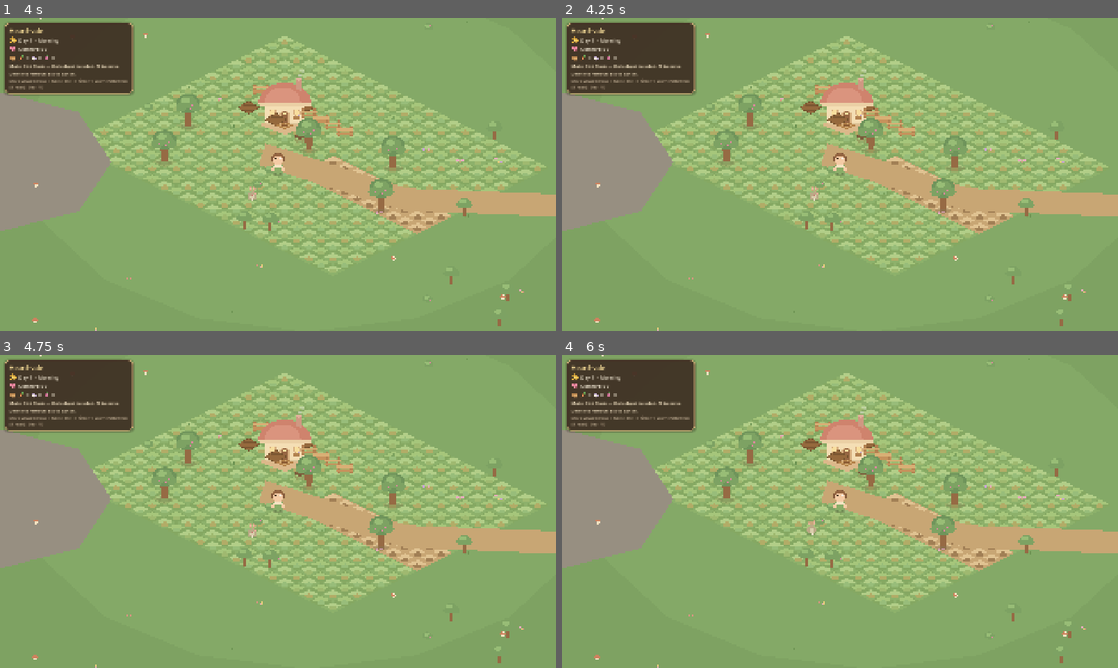
Above: before the commit, frames 1-4 (two rows, left to right).
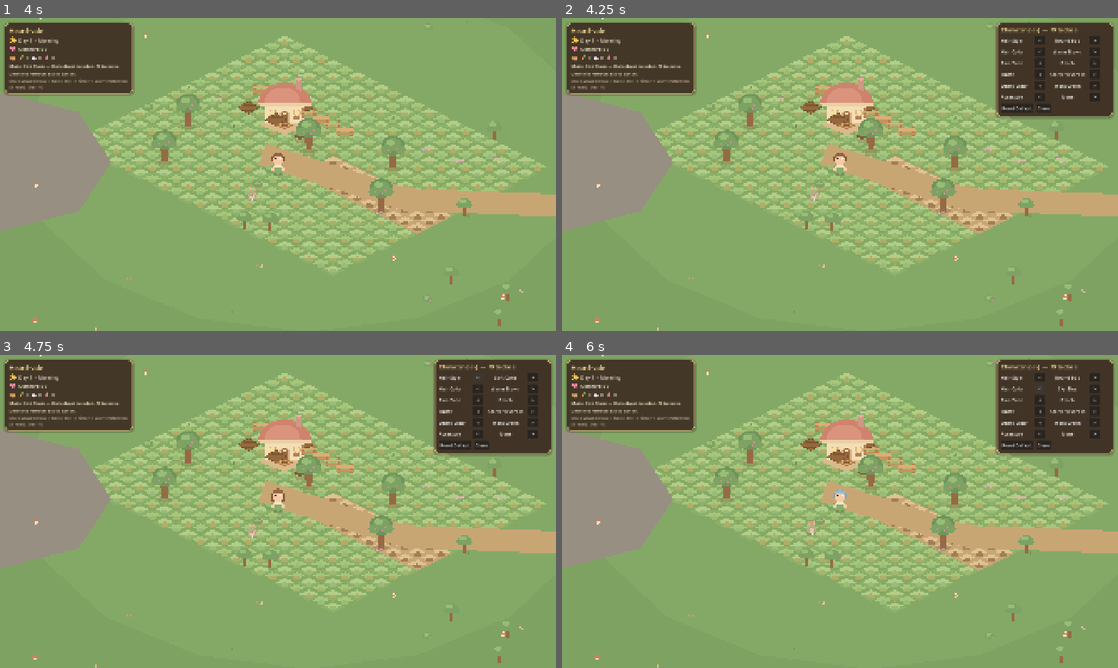
Above: after the commit, the same moments.

Repository: juliedarkheart/comfymmo
Game: Godot game, scene res://scenes/main.tscn
The game is run twice, just before and just after one commit, with the same random seed, the same clock (stepped at 60 frames per second) and the same inputs.
Inputs (mouse positions are in pixels of both pictures, inside the frame that each line leads up to):
- Up to frame 1 (4 s): tap Enter at 0.5, 3.5 s; move the mouse to (400, 158) at 0.52 s; hold D (move_right) 0.53-1.28 s; tap R at 0.6 s; click (400, 158) at 0.67 s; move the mouse to (166, 190) at 1.27 s; hold S (move_down) 1.28-2.03 s; tap B at 1.35 s; move the mouse to (333, 105) at 2.02 s; hold D (move_right) 2.03-2.78 s; tap E at 2.1 s; tap Space at 2.75 s; move the mouse to (250, 237) at 2.77 s; hold W (move_up) 2.78-3.53 s; tap M at 2.85 s; click (250, 237) at 2.92 s; move the mouse to (444, 221) at 3.52 s; hold A (move_left) from 3.53 s (still down); tap Tab at 3.6 s
- Up to frame 2 (4.25 s): keep holding A (move_left); tap F9 (toggle_character_creator, bound only after the commit) at 4.15 s
- Up to frame 3 (4.75 s): release A (move_left) at 4.25 s; click (478, 376) at 4.25 s, where only the run after the commit has a clickable "<"
- Up to frame 4 (6 s): click (1095, 376) at 5 s, where only the run after the commit has a clickable ">"; click (1040, 389) at 5.75 s, where only the run after the commit has a clickable "<"

Frame 1 is identical in both runs. In frame 2, 6.5% of the frame differs, in the area x 77-100%, y 1-33%; in frame 3, 6.6%; in frame 4, 6.6%, in the area x 48-100%, y 1-46%.

Commit message:
Add cozy visual overhaul and character customization foundation

Diff:
--- a/project.godot
+++ b/project.godot
@@ -51,3 +51,9 @@
 , Object(InputEventKey,"resource_local_to_scene":false,"resource_name":"","device":-1,"window_id":0,"alt_pressed":false …(186 unchanged characters)…
 ]
 }
+toggle_character_creator={
+"deadzone": 0.5,
+"events": [Object(InputEventKey,"resource_local_to_scene":false,"resource_name":"","device":-1,"window_id":0,"alt_pressed":false,"shift_pressed":false,"ctrl_pressed":false,"meta_pressed":false,"pressed":false,"keycode":4194340,"physical_keycode":0,"key_label":0,"unicode":0,"location":0,"echo":false,"script":null)
+, Object(InputEventKey,"resource_local_to_scene":false,"resource_name":"","device":-1,"window_id":0,"alt_pressed":false,"shift_pressed":false,"ctrl_pressed":false,"meta_pressed":false,"pressed":false,"keycode":0,"physical_keycode":4194340,"key_label":0,"unicode":0,"location":0,"echo":false,"script":null)
+]
+}
--- a/systems/local_save_system.gd
+++ b/systems/local_save_system.gd
@@ -105,6 +105,28 @@
 	overworld_data["flags"] = flags
 	world_data["overworld"] = overworld_data
 	save_data["world"] = world_data
+	save_save_data(save_data)
+
+# --- Player appearance (additive, backward-compatible) ------------------------
+# Stored under `player.appearance` as a dict of stable option ids (see
+# CharacterAppearanceRegistry). Old saves simply lack the key and resolve to
+# CharacterAppearance.default_appearance(); unknown ids normalize per-slot to
+# defaults. No save version bump: the key is optional and migration passes the
+# whole player section through untouched.
+
+func get_player_appearance() -> Dictionary:
+	var save_data: Dictionary = load_save_data()
+	var player_data: Dictionary = _get_dictionary_section(save_data, "player")
+	var raw_appearance: Variant = player_data.get("appearance", {})
+	if typeof(raw_appearance) != TYPE_DICTIONARY:
+		return CharacterAppearance.default_appearance()
+	return CharacterAppearance.normalized(raw_appearance as Dictionary)
+
+func set_player_appearance(appearance: Dictionary) -> void:
+	var save_data: Dictionary = load_save_data()
+	var player_data: Dictionary = _get_dictionary_section(save_data, "player")
+	player_data["appearance"] = CharacterAppearance.normalized(appearance)
+	save_data["player"] = player_data
 	save_save_data(save_data)
 
 # --- Future instanced scenes (dungeons / caves / interiors) -------------------
--- a/tools/validate_project.gd
+++ b/tools/validate_project.gd
@@ -23,6 +23,11 @@
 	"res://systems/dev_world_marker.gd",
 	"res://systems/admin/moderation_models.gd",
 	"res://systems/admin/audit_log.gd",
+	"res://systems/character/character_appearance.gd",
+	"res://systems/character/character_appearance_registry.gd",
+	"res://systems/character/character_visual_builder.gd",
+	"res://avatar/avatar_visual.gd",
+	"res://ui/dev_character_creator_panel.tscn",
 	"res://scenes/world/homestead.tscn",
 	"res://scenes/world/regions/homestead/homestead_region.tscn",
 	"res://scenes/world/regions/village_square/village_square_region.tscn",
@@ -211,5 +216,47 @@
 		quit(1)
 		return
 
+	# Character appearance foundation: defaults must be complete and stable,
+	# unknown ids must normalize to defaults, and the save helper must always
+	# return a valid (already-normalized) appearance dict.
+	var default_appearance: Dictionary = CharacterAppearance.default_appearance()
+	if CharacterAppearance.normalized({}) != default_appearance:
+		push_error("Empty appearance did not normalize to the default appearance")
+		quit(1)
+		return
+	if CharacterAppearance.normalized(default_appearance) != default_appearance:
+		push_error("Default appearance contains an id missing from the registry")
+		quit(1)
+		return
+	var junk_appearance: Dictionary = CharacterAppearance.normalized({
+		"hair_style": "not_a_style",
+		"outfit_color": "not_a_color",
+		"accessory": "tiny_hat",
+	})
+	if String(junk_appearance.get("hair_style", "")) != String(default_appearance["hair_style"]):
+		push_error("Unknown hair_style id did not fall back to the default")
+		quit(1)
+		return
+	if String(junk_appearance.get("accessory", "")) != "tiny_hat":
+		push_error("Valid accessory id was not preserved through normalization")
+		quit(1)
+		return
+
+	# The dev character creator toggle must stay a real InputMap action (bound
+	# to F9 logical + physical) — an exact-keycode check broke on Fn-layer
+	# keyboards once already.
+	if not InputMap.has_action("toggle_character_creator"):
+		push_error("InputMap action 'toggle_character_creator' is missing from project.godot")
+		quit(1)
+		return
+
+	var appearance_save_system: LocalSaveSystem = LocalSaveSystem.new()
+	var saved_appearance: Dictionary = appearance_save_system.get_player_appearance()
+	if CharacterAppearance.normalized(saved_appearance) != saved_appearance:
+		push_error("get_player_appearance returned a non-normalized appearance")
+		quit(1)
+		return
+	appearance_save_system.free()
+
 	print("Project smoke test passed.")
 	quit(0)
--- /dev/null
+++ b/ui/dev_character_creator_panel.gd
@@ -0,0 +1,152 @@
+extends CanvasLayer
+
+## Dev-only character appearance panel (F9). Cycles through every option in
+## CharacterAppearanceRegistry, applies changes live to the player via
+## AvatarVisual.rebuild(), and persists the result to the local save under
+## `player.appearance` (backward-compatible: old saves simply lack the key and
+## load defaults). This is a prototype tool, not the final character creator —
+## no gameplay state, modes, or interactions are touched while it is open.
+
+const PANEL_TITLE := "Character (dev)  —  F9 to close"
+
+## Slot order and labels for the generated rows. Option ids come from the
+## registry at build time so new options appear here automatically.
+const SLOTS: Array = [
+	{"key": "hair_style", "label": "Hair Style"},
+	{"key": "hair_color", "label": "Hair Color"},
+	{"key": "skin_tone", "label": "Skin Tone"},
+	{"key": "outfit_style", "label": "Outfit"},
+	{"key": "outfit_color", "label": "Outfit Color"},
+	{"key": "accessory", "label": "Accessory"},
+]
+
+var _avatar_visual: Node = null
+var _save_system: LocalSaveSystem = null
+var _appearance: Dictionary = CharacterAppearance.default_appearance()
+var _value_labels: Dictionary = {}
+
+@onready var _rows: VBoxContainer = $Panel/Rows
+
+func setup(avatar_visual: Node, save_system: LocalSaveSystem) -> void:
+	_avatar_visual = avatar_visual
+	_save_system = save_system
+	if _save_system != null:
+		_appearance = _save_system.get_player_appearance()
+	_refresh_labels()
+
+func _ready() -> void:
+	visible = false
+	_build_rows()
+	_refresh_labels()
+
+func _input(event: InputEvent) -> void:
+	# Same early-input pattern as the F10 dev overlay: `_input` runs before all
+	# `_unhandled_input` handlers, so gameplay systems can never starve the
+	# toggle. The "toggle_character_creator" InputMap action is bound to both
+	# logical and physical F9, which also covers laptop Fn-layer keyboards that
+	# deliver a remapped logical keycode.
+	if not event.is_action_pressed("toggle_character_creator"):
+		return
+	_toggle_panel()
+	var viewport: Viewport = get_viewport()
+	if viewport != null:
+		viewport.set_input_as_handled()
+
+func _toggle_panel() -> void:
+	visible = not visible
+	if visible:
+		if _avatar_visual == null or not is_instance_valid(_avatar_visual):
+			push_warning("Character creator: no avatar visual wired; preview will not update")
+		_refresh_labels()
+	print("Character creator panel %s" % ("opened" if visible else "closed"))
+
+func _build_rows() -> void:
+	var title: Label = Label.new()
+	title.text = PANEL_TITLE
+	title.add_theme_font_size_override("font_size", 18)
+	title.add_theme_color_override("font_color", Color("#f8de9a"))
+	_rows.add_child(title)
+
+	for slot in SLOTS:
+		var key: String = String(slot["key"])
+		var row: HBoxContainer = HBoxContainer.new()
+		row.add_theme_constant_override("separation", 8)
+		_rows.add_child(row)
+
+		var name_label: Label = Label.new()
+		name_label.text = String(slot["label"])
+		name_label.custom_minimum_size = Vector2(110, 0)
+		row.add_child(name_label)
+
+		var prev_button: Button = Button.new()
+		prev_button.text = "<"
+		prev_button.custom_minimum_size = Vector2(34, 0)
+		prev_button.pressed.connect(_cycle_slot.bind(key, -1))
+		row.add_child(prev_button)
+
+		var value_label: Label = Label.new()
+		value_label.horizontal_alignment = HORIZONTAL_ALIGNMENT_CENTER
+		value_label.custom_minimum_size = Vector2(140, 0)
+		row.add_child(value_label)
+		_value_labels[key] = value_label
+
+		var next_button: Button = Button.new()
+		next_button.text = ">"
+		next_button.custom_minimum_size = Vector2(34, 0)
+		next_button.pressed.connect(_cycle_slot.bind(key, 1))
+		row.add_child(next_button)
+
+	var footer: HBoxContainer = HBoxContainer.new()
+	footer.add_theme_constant_override("separation", 10)
+	_rows.add_child(footer)
+
+	var reset_button: Button = Button.new()
+	reset_button.text = "Reset Default"
+	reset_button.pressed.connect(_on_reset_pressed)
+	footer.add_child(reset_button)
+
+	var close_button: Button = Button.new()
+	close_button.text = "Close"
+	close_button.pressed.connect(func() -> void: visible = false)
+	footer.add_child(close_button)
+
+func _slot_option_ids(key: String) -> Array:
+	match key:
+		"hair_style":
+			return CharacterAppearanceRegistry.hair_styles().keys()
+		"hair_color", "outfit_color":
+			return CharacterAppearanceRegistry.palette().keys()
+		"skin_tone":
+			return CharacterAppearanceRegistry.skin_tones().keys()
+		"outfit_style":
+			return CharacterAppearanceRegistry.outfit_styles().keys()
+		"accessory":
+			return CharacterAppearanceRegistry.accessories().keys()
+		_:
+			return []
+
+func _cycle_slot(key: String, direction: int) -> void:
+	var options: Array = _slot_option_ids(key)
+	if options.is_empty():
+		return
+	var current_index: int = options.find(_appearance.get(key, ""))
+	var next_index: int = wrapi(current_index + direction, 0, options.size())
+	_appearance[key] = String(options[next_index])
+	_apply_appearance()
+
+func _on_reset_pressed() -> void:
+	_appearance = CharacterAppearance.default_appearance()
+	_apply_appearance()
+
+func _apply_appearance() -> void:
+	_appearance = CharacterAppearance.normalized(_appearance)
+	if _avatar_visual != null and _avatar_visual.has_method("rebuild"):
+		_avatar_visual.call("rebuild", _appearance)
+	if _save_system != null:
+		_save_system.set_player_appearance(_appearance)
+	_refresh_labels()
+
+func _refresh_labels() -> void:
+	for key in _value_labels.keys():
+		var label: Label = _value_labels[key]
+		label.text = String(_appearance.get(key, "")).capitalize()
--- /dev/null
+++ b/ui/dev_character_creator_panel.tscn
@@ -0,0 +1,41 @@
+[gd_scene load_steps=3 format=3 uid="uid://hearthvale_dev_char_creator"]
+
+[ext_resource type="Script" path="res://ui/dev_character_creator_panel.gd" id="1_creator"]
+
+[sub_resource type="StyleBoxFlat" id="StyleBoxFlat_creator_panel"]
+content_margin_left = 16.0
+content_margin_top = 12.0
+content_margin_right = 16.0
+content_margin_bottom = 14.0
+bg_color = Color(0.243137, 0.180392, 0.137255, 0.92)
+border_width_left = 3
+border_width_top = 3
+border_width_right = 3
+border_width_bottom = 3
+border_color = Color(0.85098, 0.690196, 0.478431, 0.8)
+corner_radius_top_left = 16
+corner_radius_top_right = 16
+corner_radius_bottom_right = 16
+corner_radius_bottom_left = 16
+shadow_color = Color(0.14902, 0.0980392, 0.0666667, 0.3)
+shadow_size = 8
+shadow_offset = Vector2(0, 3)
+
+[node name="DevCharacterCreatorPanel" type="CanvasLayer"]
+layer = 80
+script = ExtResource("1_creator")
+
+[node name="Panel" type="PanelContainer" parent="."]
+anchors_preset = 1
+anchor_left = 1.0
+anchor_right = 1.0
+offset_left = -420.0
+offset_top = 16.0
+offset_right = -16.0
+offset_bottom = 60.0
+grow_horizontal = 0
+theme_override_styles/panel = SubResource("StyleBoxFlat_creator_panel")
+
+[node name="Rows" type="VBoxContainer" parent="Panel"]
+layout_mode = 2
+theme_override_constants/separation = 8
--- a/world/overworld_controller.gd
+++ b/world/overworld_controller.gd
@@ -16,6 +16,7 @@
 
 const MARIBEL_SCENE := preload("res://scenes/villagers/maribel_tock.tscn")
 const BRAM_SCENE := preload("res://scenes/villagers/bram_nettle.tscn")
+const DEV_CHARACTER_CREATOR_SCENE := preload("res://ui/dev_character_creator_panel.tscn")
 # Constant names kept; values now come from ContentIds (stable, save-compatible).
 const VILLAGE_REGION_ID := ContentIds.AREA_VILLAGE_SQUARE
 const FOREST_REGION_ID := ContentIds.AREA_FOREST_EDGE
@@ -50,6 +51,20 @@
 	editor.name = "OverworldEditorSystem"
 	add_child(editor)
 	editor.setup(player, camera, marker_layer)
+
+	# Saved appearance + the dev character creator (F9). The avatar built its
+	# default look in _ready; rebuild with the persisted appearance (old saves
+	# without the key resolve to the same default, so this is a no-op for them).
+	var avatar_visual: Node = null
+	if player != null:
+		avatar_visual = player.get_node_or_null("Body")
+	if avatar_visual != null and avatar_visual.has_method("rebuild"):
+		avatar_visual.call("rebuild", save_system.get_player_appearance())
+
+	var creator_panel: CanvasLayer = DEV_CHARACTER_CREATOR_SCENE.instantiate() as CanvasLayer
+	creator_panel.name = "DevCharacterCreatorPanel"
+	add_child(creator_panel)
+	creator_panel.call("setup", avatar_visual, save_system)
 
 func _find_player() -> AvatarController:
 	# Player lookup is now a shared OutdoorAreaController helper (phase-1 seam).
Not shown, added: ui/dev_character_creator_panel.gd.uid
Not shown, changed: docs/character_customization.md
